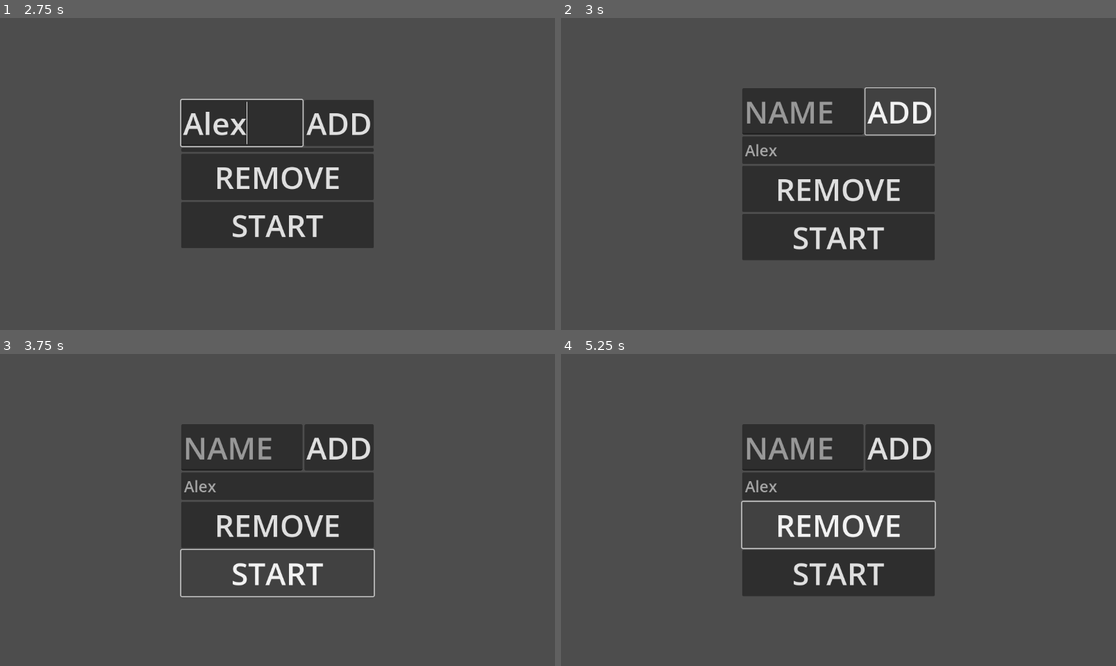
Above: before the commit, frames 1-4 (two rows, left to right).
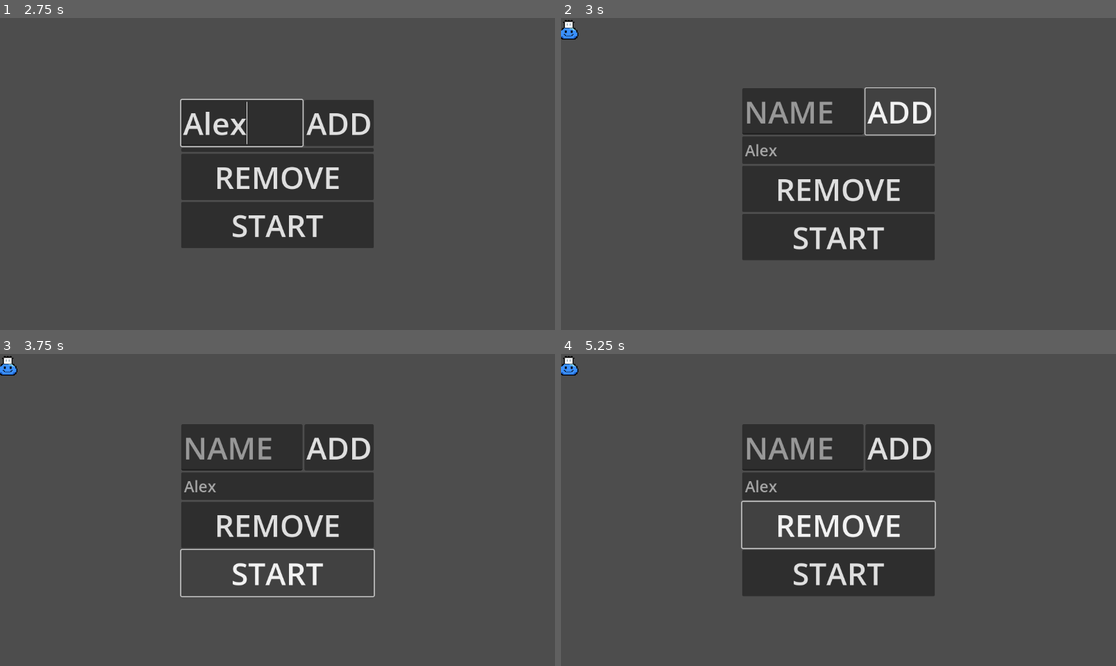
Above: after the commit, the same moments.

Repository: lucianocanovas/hot-potato
Game: Godot game, scene res://scenes/club_logo.tscn
The game is run twice, just before and just after one commit, with the same random seed, the same clock (stepped at 60 frames per second) and the same inputs.
Inputs (mouse positions are in pixels of both pictures, inside the frame that each line leads up to):
- Up to frame 1 (2.75 s): tap Enter at 0.5 s; move the mouse to (399, 158) at 0.52 s; click (399, 158) at 0.67 s; click "START GAME" at 1.25 s; click (244, 124) at 2.02 s; type "Alex" at 2.1 s
- Up to frame 2 (3 s): click "ADD" at 2.75 s
- Up to frame 3 (3.75 s): click "START" at 3.5 s
- Up to frame 4 (5.25 s): click "START" at 4.25 s; click "REMOVE" at 5 s

Frame 1 is identical in both runs. In frame 2, 0.2% of the frame differs, in the area x 0-4%, y 0-7%; in frame 3, 0.2%; in frame 4, 0.2%.

Commit message:
Sprite de Jugadores y modificaciones

Diff:
--- /dev/null
+++ b/scenes/Player.tscn
@@ -0,0 +1,59 @@
+[gd_scene load_steps=7 format=3 uid="uid://kchl43gp63fj"]
+
+[ext_resource type="Texture2D" uid="uid://ke1ugrkrt4bl" path="res://assets/SlimeAzul1.png" id="1_p0vlq"]
+[ext_resource type="Script" uid="uid://cei0y3pmhw2t2" path="res://scripts/Player.gd" id="1_v6fml"]
+
+[sub_resource type="AtlasTexture" id="AtlasTexture_p0vlq"]
+atlas = ExtResource("1_p0vlq")
+region = Rect2(0, 32, 32, 32)
+
+[sub_resource type="AtlasTexture" id="AtlasTexture_v6fml"]
+atlas = ExtResource("1_p0vlq")
+region = Rect2(32, 32, 32, 32)
+
+[sub_resource type="AtlasTexture" id="AtlasTexture_3li8b"]
+atlas = ExtResource("1_p0vlq")
+region = Rect2(64, 32, 32, 32)
+
+[sub_resource type="SpriteFrames" id="SpriteFrames_mdl7e"]
+animations = [{
+"frames": [{
+"duration": 1.0,
+"texture": SubResource("AtlasTexture_p0vlq")
+}, {
+"duration": 1.0,
+"texture": SubResource("AtlasTexture_v6fml")
+}, {
+"duration": 1.0,
+"texture": SubResource("AtlasTexture_3li8b")
+}],
+"loop": true,
+"name": &"quemado",
+"speed": 5.0
+}]
+
+[node name="Player" type="Node2D"]
+script = ExtResource("1_v6fml")
+
+[node name="Skin" type="Sprite2D" parent="."]
+texture_filter = 1
+position = Vector2(16, 18)
+scale = Vector2(2, 1.6875)
+texture = ExtResource("1_p0vlq")
+hframes = 10
+vframes = 8
+
+[node name="AnimatedSprite2D" type="AnimatedSprite2D" parent="."]
+visible = false
+texture_filter = 1
+position = Vector2(16, 15)
+scale = Vector2(2, 1.9375)
+sprite_frames = SubResource("SpriteFrames_mdl7e")
+animation = &"quemado"
+frame_progress = 0.533632
+
+[node name="Name" type="Label" parent="."]
+offset_left = -18.0
+offset_top = -33.0
+offset_right = 22.0
+offset_bottom = -10.0
--- a/scripts/Game.gd
+++ b/scripts/Game.gd
@@ -13,21 +13,33 @@
 const RAD = 200
 var time = TOTAL_TIME
 var players = []
+var playersInfo
 var index = 0
 
 var angle = 0
 var firstTime = true
 var player_eliminated = false
-
+const PLAYER = preload("res://scenes/Player.tscn")
 func _ready() -> void:
-	players = Global.players
+	playersInfo = Global.players
+	#reconstruimos los jugadores
+	for data in playersInfo:
+		var instance = PLAYER.instantiate()
+		players_container.add_child(instance)
+		instance.namePlayer.text = data["name"]
+		instance.skin.frame = data["skin"]
+		players.append(instance)
+		print("///info///")
+		#print(players)
+		#print(playersInfo)
 	update_ui()
 	timer.wait_time = 1.0
 	timer.timeout.connect(_on_timer_tick)
 
 func update_ui() -> void:
 	print(players)
-	player_label.text = players[index] + " turn"
+	#Modificaciones debido a que players ahora guarda instancias de Player
+	player_label.text = players[index].namePlayer.text + " turn"
 	time_label.text = "Time: " + str(round(time))
 	if player_eliminated:
 		arrow.rotation = deg_to_rad(0)
@@ -101,7 +113,7 @@
 	index = (index + 1) % players.size()
 
 func showWinner() -> void:
-	player_label.text = "Winner: " + players[0]
+	player_label.text = "Winner: " + players[0].namePlayer.text
 	turn_button.visible = false
 	timer.stop()
 	for child in minigame_container.get_children():
@@ -109,16 +121,26 @@
 
 func showPlayers() -> void:
 	for child in players_container.get_children():
-		child.queue_free()
+		#child.queue_free()
+		players_container.remove_child(child)
 	for i in players.size():
-		var playerName = players[i]
+		var player = players[i]
 		var angle = deg_to_rad((360/players.size()) * i)
 		var pos = Vector2(cos(angle), sin(angle)) * RAD
-		var label = Label.new()
-		label.text = playerName
-		label.add_theme_font_size_override("font_size", 32)
-		label.set_position(pos - Vector2(label.get_minimum_size().x / 2, label.get_minimum_size().y / 2))
-		players_container.add_child(label)
+		#var label = Label.new()
+		#label.text = playerName
+		player.namePlayer.add_theme_font_size_override("font_size", 32)
+		#player.set_position(pos - Vector2(player.get_minimum_size().x / 2, player.get_minimum_size().y / 2))
+		print("///MAS INFO///")
+		print(player.namePlayer.text)
+		print(player.skin.texture)
+
+
+		player.position = pos
+
+		player.visible = true
+		players_container.add_child(player)
+
 
 func getPlayerLabel(name: String) -> Label:
 	var arrayLabelPlayers = players_container.get_children()
--- /dev/null
+++ b/scripts/Player.gd
@@ -0,0 +1,4 @@
+extends Node2D
+@onready var skin: Sprite2D = $Skin
+@onready var animated_sprite_2d: AnimatedSprite2D = $AnimatedSprite2D
+@onready var namePlayer: Label = $Name
--- a/scripts/PlayerSetup.gd
+++ b/scripts/PlayerSetup.gd
@@ -2,10 +2,10 @@
 
 @onready var name_input: LineEdit = $VBoxContainer/HBoxContainer/NameInput
 @onready var player_list: ItemList = $VBoxContainer/PlayerList
-
+const PLAYER = preload("res://scenes/Player.tscn")
 const MAX_PLAYERS = 10
 var players = []
-
+var instancePlayer
 func _on_add_button_pressed() -> void:
 	var name = name_input.text.strip_edges()
 	if name == "":
@@ -15,7 +15,18 @@
 	if name in players:
 		return
 
-	players.append(name)
+	#Instanciamiento del Player
+	var rng = RandomNumberGenerator.new()
+	var numberSkin = rng.randf_range(0,5)
+	instancePlayer = PLAYER.instantiate()
+	add_child(instancePlayer) #para que pueda correr el programa
+	var label = instancePlayer.get_node("Name")
+	#print("aaa",label)  # debería imprimir <Label#...> si lo encontró
+	instancePlayer.namePlayer.text = name
+	instancePlayer.skin.frame = numberSkin
+
+	players.append(instancePlayer)
+	#print(players)
 	player_list.add_item(name)
 	name_input.text = ""
 
@@ -30,5 +41,13 @@
 func _on_start_button_pressed() -> void:
 	if players.size() < 2:
 		return
-	Global.players = players.duplicate()
+	#print(players)
+	#Global.players = players.duplicate()
+	for player in players:
+		var player_data = {
+			"name": player.namePlayer.text,
+			"skin": player.skin.frame,
+			"animation": player.animated_sprite_2d
+		}
+		Global.players.append(player_data)
 	get_tree().change_scene_to_file("res://scenes/Game.tscn")
Binary file added: assets/SlimeAzul1.png
Not shown, added: assets/SlimeAzul1.png.import
Not shown, added: scripts/Player.gd.uid
